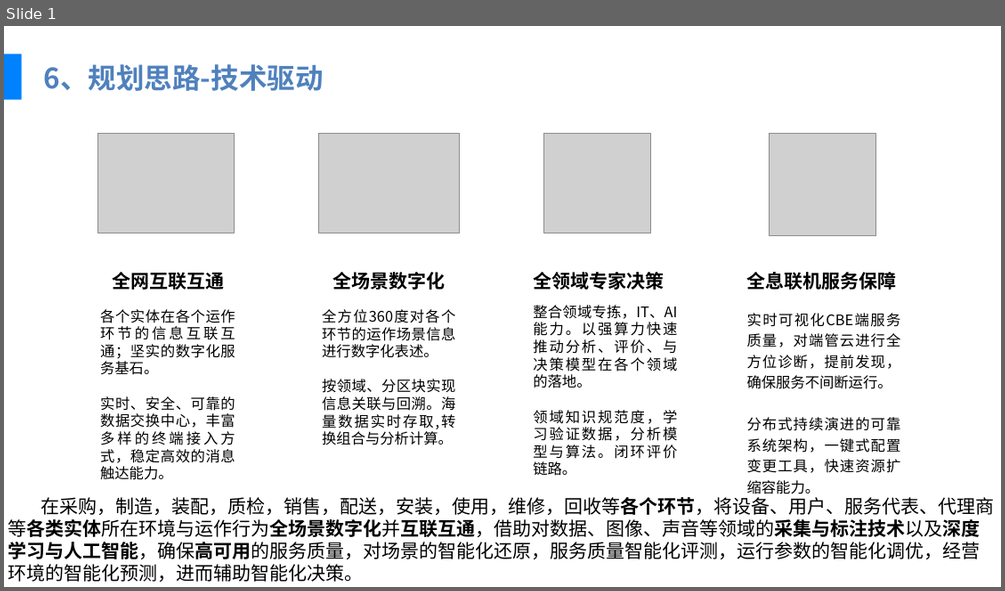
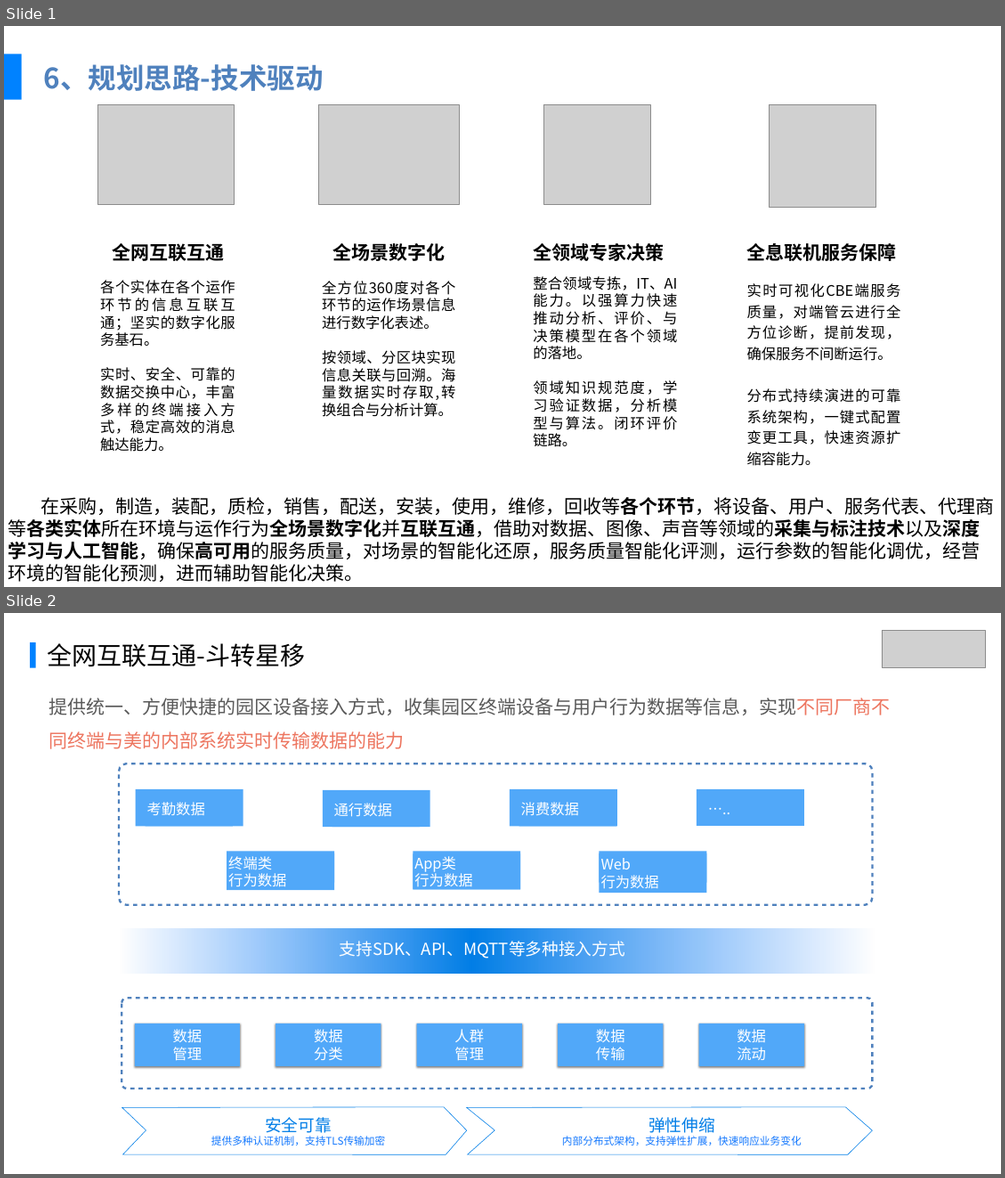
Before and after one commit to wapuboy/ha_how_to, a slide deck: 美的IT三年战略规划报告-20190830-先行.pptx. Shown one above the other, each under a label of ours: slide 1 before the commit, slides 1 and 2 after it. The pictures are 1005x591 and 1005x1178 pixels, drawn with LibreOffice and Linux fonts; fonts in the diff are those of the drawing; grey boxes stand for pictures; background and template pictures are left out. Boxes give left, top, right and bottom in pixels: in the first picture for what was removed or moved away, otherwise in the second. Text is boxed around its words. In the diff, an @@ line names an element or a change of style, - is before the commit and + after.

```diff
--- a/美的IT三年战略规划报告-20190830-先行.pptx
+++ b/美的IT三年战略规划报告-20190830-先行.pptx
@@ slide 2 added at (4,613,1001,1174), background #FFFFFF @@
@@ picture added at (882,631,985,667) @@
@@ rectangle added at (30,642,35,668), fill #0082FF @@
@@ text added at (47,643,305,667), 48 pt, text #000000 @@
+全网互联互通-斗转星移
@@ text added at (48,698,890,749), 36 pt, text #595959 @@
+提供统一、方便快捷的园区设备接入方式，收集园区终端设备与用户行为数据等信息，实现不同厂商不同终端与美的内部系统实时传输数据的能力
@@ rounded rectangle added at (119,763,872,905), outline #4F81BD 4 pt @@
@@ rectangle added at (136,789,243,826), fill #51A8F9 @@
@@ rectangle added at (145,792,233,826), fill #51A8F9, 28 pt, text #FFFFFF @@
+考勤数据
@@ rectangle added at (323,790,430,827), fill #51A8F9 @@
@@ rectangle added at (332,793,420,827), fill #51A8F9, 28 pt, text #FFFFFF @@
+通行数据
@@ rectangle added at (510,789,617,826), fill #51A8F9 @@
@@ rectangle added at (519,792,616,826), fill #51A8F9, 28 pt, text #FFFFFF @@
+消费数据
@@ rectangle added at (696,789,804,826), fill #51A8F9 @@
@@ rectangle added at (706,792,793,826), fill #51A8F9, 28 pt, text #FFFFFF @@
+…..
@@ rectangle added at (226,852,334,883), fill #51A8F9 @@
@@ rectangle added at (413,852,520,889), fill #51A8F9 @@
@@ rectangle added at (599,852,707,883), fill #51A8F9 @@
@@ rectangle added at (226,853,334,890), fill #51A8F9, 28 pt, text #FFFFFF @@
+终端类
+行为数据
@@ rectangle added at (413,853,520,889), fill #51A8F9, 28 pt, text #FFFFFF @@
+App类
+行为数据
@@ rectangle added at (599,853,707,892), fill #51A8F9, 28 pt, text #FFFFFF @@
+Web
+行为数据
@@ rectangle added at (119,928,472,973), fill gradient #027EE7 to #1178FE @@
@@ rectangle added at (472,928,875,973), fill gradient #027EE7 to #1178FE @@
@@ text added at (340,938,625,960), 32 pt, text #FFFFFF @@
+支持SDK、API、MQTT等多种接入方式
@@ rounded rectangle added at (121,997,873,1088), outline #4F81BD 4 pt @@
@@ rectangle added at (135,1023,240,1066), fill #51A8F9, 28 pt, text #FFFFFF @@
+数据
+管理
@@ rectangle added at (275,1023,380,1066), fill #51A8F9, 28 pt, text #FFFFFF @@
+数据
+分类
@@ rectangle added at (417,1023,522,1066), fill #51A8F9, 28 pt, text #FFFFFF @@
+人群
+管理
@@ rectangle added at (558,1023,663,1066), fill #51A8F9, 28 pt, text #FFFFFF @@
+数据
+传输
@@ rectangle added at (699,1023,804,1066), fill #51A8F9, 28 pt, text #FFFFFF @@
+数据
+流动
@@ group added at (122,1107,872,1154): 2 freeform shapes, 2 texts @@
+安全可靠
+提供多种认证机制，支持TLS传输加密
+弹性伸缩
+内部分布式架构，支持弹性扩展，快速响应业务变化
@@ slide 1 changed as well @@
@@ 6 texts, 3 pictures: place and size @@
-6 texts, 3 pictures at (97,134,897,475)
+6 texts, 3 pictures at (97,105,897,447)
@@ 2 texts, 1 picture: place and size @@
-2 texts, 1 picture at (100,134,901,494)
+2 texts, 1 picture at (100,104,901,466)
```
Also in this commit, not shown: 1 other slide changed, 6 other slides added.
